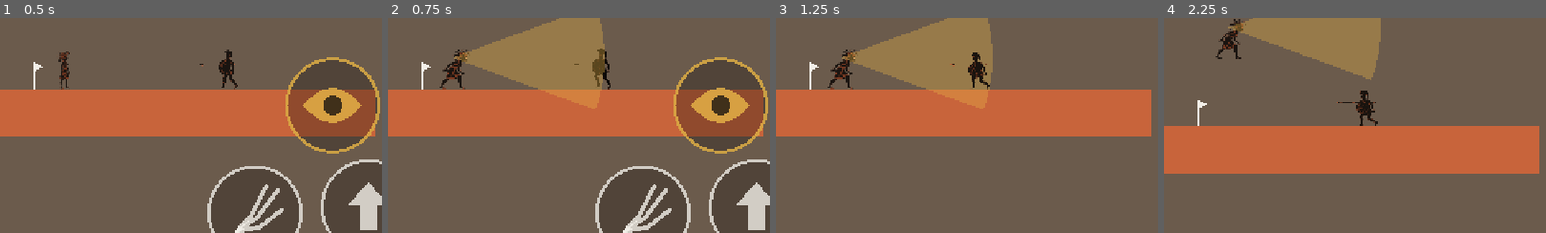
Above: before the commit, frames 1-4 (left to right).
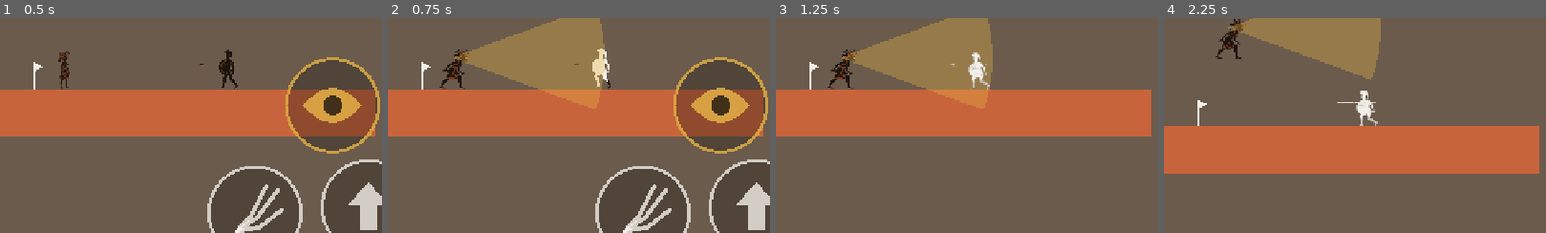
Above: after the commit, the same moments.

Repository: sphilius/medusas-price
Game: Godot game, scene res://scenes/test_room.tscn
Two runs of this game, one before a commit and one after it. Both use one fixed random seed, a clock stepped at 60 frames per second and the inputs below.
Inputs (mouse positions are % of the whole screen's width and height, from its top left):
- Up to frame 1 (0.5 s): no input
- Up to frame 2 (0.75 s): tap Enter at 0.5 s; move the mouse to (72, 45) at 0.52 s; hold D (move_right) from 0.53 s (still down); hold K (gaze) from 0.53 s (still down); click (72, 45) at 0.67 s
- Up to frame 3 (1.25 s): keep holding D (move_right); keep holding K (gaze); tap Space (jump) at 0.77 s; tap Shift (run) at 0.8 s
- Up to frame 4 (2.25 s): release D (move_right) at 1.25 s; release K (gaze) at 1.25 s; drag from (30, 55) to (50, 47) at 1.27 s; tap Space (jump) at 2 s; move the mouse to (60, 28) at 2.02 s; hold A (move_left) from 2.03 s (still down); hold K (gaze) from 2.03 s (still down)
The pictures show only the part of the screen within x 42-92%, y 38-88%; the shares and areas given below are measured in that part.

Frame 1 is identical in both runs. In frame 2, 0.4% of the frame differs, in the area x 53-59%, y 14-34%; in frame 3, 0.4%; in frame 4, 0.5%, in the area x 45-56%, y 33-51%.

Commit message:
Add petrify spread, marble statue and marble death veil shaders
Gaze hold time drives the petrify front from where the gaze touched;
statues get marble with shader cracks; death mixes the screen to marble.

Co-Authored-By: Claude Opus 5.5 <noreply@anthropic.com>

Diff:
--- a/autoload/balance.gd
+++ b/autoload/balance.gd
@@ -633,3 +633,30 @@
 	"res://art/portrait/stage_4.png",
 	"res://art/portrait/stage_5.png",
 ]
+
+# ---------------------------------------------------------------------------
+# Shaders (petrify, marble, death veil)
+# ---------------------------------------------------------------------------
+## Noise layers in the petrify and marble shaders. 2 looks best; drop to 1 if the web
+## build cannot hold 60 fps in the busiest room.
+const SHADER_NOISE_OCTAVES: int = 2
+## Stone colors that are not in the 4-color code: the grey of carved lines and veins,
+## the slightly darker edge of a statue, and the bright front of the spreading stone.
+const COLOR_MARBLE_VEIN: Color = Color(0.55, 0.52, 0.49)
+const COLOR_MARBLE_RIM: Color = Color(0.72, 0.69, 0.65)
+const COLOR_PETRIFY_EDGE: Color = Color(1.0, 1.0, 1.0)
+## Petrify spread: width of the bright front (UV units), noise blob size and bend.
+const PETRIFY_EDGE_WIDTH: float = 0.05
+const PETRIFY_NOISE_SCALE: float = 5.0
+const PETRIFY_NOISE_AMOUNT: float = 0.3
+## Marble: veining size and strength, rim width (texture px; 0 = off, saves 4 reads),
+## crack cell size and crack line width.
+const MARBLE_VEIN_SCALE: float = 7.0
+const MARBLE_VEIN_STRENGTH: float = 0.12
+const MARBLE_RIM_PX: float = 3.0
+const MARBLE_CRACK_SCALE: float = 5.0
+const MARBLE_CRACK_WIDTH: float = 0.05
+## Where Medusa's eyes are in her frame (UV): her own death starts there.
+const MEDUSA_EYE_UV: Vector2 = Vector2(0.62, 0.15)
+## Death veil: how far the gray world is pushed toward marble white at full strength.
+const DEATH_VEIL_MARBLE_MIX: float = 0.45
--- a/scripts/enemy_base.gd
+++ b/scripts/enemy_base.gd
@@ -1,6 +1,6 @@
 ## enemy_base.gd (base class; each enemy scene's root script extends it)
 ## Purpose: what every enemy shares - layer 3 body, gravity, facing, gaze progress
-## (tinted from black toward marble white), petrification into a Statue, and
+## (marble spreading from where the gaze touched, petrify.gdshader), petrification into a Statue, and
 ## removal when it falls into a pit, and the whip's stagger + knockback. Enemies
 ## have no hp: they die only by petrify() or falling.
 ## Bodies are solid to Medusa both ways (she masks enemies, enemies mask her), and a
@@ -34,6 +34,11 @@
 
 ## Seconds spent continuously in the gaze cone with a clear view.
 var _gaze_time: float = 0.0
+## Where the gazing eye is (global), set by the Gaze right before add_gaze(). The
+## stone starts spreading from the point of the sprite nearest to it.
+var gaze_from: Vector2 = Vector2.ZERO
+## The petrify shader on the sprite while a gaze is in progress (null otherwise).
+var _petrify_mat: ShaderMaterial = null
 ## Set once petrify() runs, so it can only happen once.
 var _petrified: bool = false
 
@@ -180,7 +185,15 @@
 		return
 	_gaze_time += delta
 	var t: float = clampf(_gaze_time / gaze_hold_time, 0.0, 1.0)
-	visual.modulate = Balance.COLOR_BLACK.lerp(Balance.COLOR_MARBLE, t)
+	if sprite != null:
+		# First frame of this gaze: put the shader on and pin where the stone starts.
+		if _petrify_mat == null:
+			_petrify_mat = SpriteKit.petrify_material()
+			_petrify_mat.set_shader_parameter(&"origin", SpriteKit.frame_uv(sprite, gaze_from))
+			sprite.material = _petrify_mat
+		_petrify_mat.set_shader_parameter(&"progress", t)
+	else:
+		visual.modulate = Balance.COLOR_BLACK.lerp(Balance.COLOR_MARBLE, t)
 	if _gaze_time >= gaze_hold_time:
 		petrify()
 
@@ -190,7 +203,12 @@
 	if _petrified or _gaze_time == 0.0:
 		return
 	_gaze_time = 0.0
-	visual.modulate = Balance.COLOR_BLACK
+	if sprite != null:
+		# Drop the shader entirely (cheaper than running it at progress 0).
+		sprite.material = null
+		_petrify_mat = null
+	else:
+		visual.modulate = Balance.COLOR_BLACK
 
 
 ## Face left (-1) or right (1) and mirror the art to match.
@@ -211,6 +229,8 @@
 		return
 	_petrified = true
 	set_physics_process(false)
+	if _petrify_mat != null:
+		_petrify_mat.set_shader_parameter(&"progress", 1.0)  # fully stone at the hand-off
 	var frame: int = pose_frame()
 	var flip: bool = facing < 0
 	var where: Vector2 = global_position
--- a/scripts/gaze.gd
+++ b/scripts/gaze.gd
@@ -34,6 +34,7 @@
 		if not is_instance_valid(enemy):
 			_in_cone.erase(enemy)
 		elif active and _has_line_of_sight(enemy):
+			enemy.gaze_from = global_position  # the eye: where the stone starts spreading
 			enemy.add_gaze(delta)
 		else:
 			enemy.reset_gaze()
--- a/scripts/player.gd
+++ b/scripts/player.gd
@@ -179,7 +179,7 @@
 	_update_locomotion_state(0.0)
 
 
-## The portrait ran out: turn to marble (art tinted over DEATH_STONE_TIME while the
+## The portrait ran out: turn to marble (stone spreads over DEATH_STONE_TIME while the
 ## screen desaturates), hold, then get up at the last pool at the respawn stage.
 func _on_portrait_died() -> void:
 	if _dying:
@@ -193,12 +193,22 @@
 		"level": RunLedger.level,
 	})
 	Events.player_died.emit(global_position)
+	# Stone spreads over her from her own eyes (petrify.gdshader on her sprite). Without
+	# sprite art the placeholder polygons are lerped to marble instead.
 	var polygons: Array[Polygon2D] = []
 	var base_colors: Array[Color] = []
-	for node: Node in _visual.find_children("*", "Polygon2D", true, false):
-		polygons.append(node as Polygon2D)
-		base_colors.append((node as Polygon2D).color)
+	var stone: ShaderMaterial = null
+	if _sprite != null:
+		stone = SpriteKit.petrify_material()
+		stone.set_shader_parameter(&"origin", Balance.MEDUSA_EYE_UV)
+		_sprite.material = stone
+	else:
+		for node: Node in _visual.find_children("*", "Polygon2D", true, false):
+			polygons.append(node as Polygon2D)
+			base_colors.append((node as Polygon2D).color)
 	var tint := func(t: float) -> void:
+		if stone != null:
+			stone.set_shader_parameter(&"progress", t)
 		for i in polygons.size():
 			polygons[i].color = base_colors[i].lerp(Balance.COLOR_MARBLE, t)
 	var tween: Tween = create_tween()
@@ -208,6 +218,8 @@
 	PortraitState.reset_after_death()
 	for i in polygons.size():
 		polygons[i].color = base_colors[i]
+	if _sprite != null:
+		_sprite.material = null  # flesh again
 	_visual.modulate.a = 1.0
 	_teleport(_pool_point)
 	_invuln_left = Balance.PLAYER_INVULN_TIME
--- a/scripts/portrait_hud.gd
+++ b/scripts/portrait_hud.gd
@@ -260,4 +260,6 @@
 	var material := ShaderMaterial.new()
 	material.shader = DESATURATE
 	material.set_shader_parameter("amount", 0.0)
+	material.set_shader_parameter("marble_color", Balance.COLOR_MARBLE)
+	material.set_shader_parameter("marble_mix", Balance.DEATH_VEIL_MARBLE_MIX)
 	return material
--- a/scripts/sprite_kit.gd
+++ b/scripts/sprite_kit.gd
@@ -3,9 +3,13 @@
 ## from Balance.SPRITE_ART, sizes it to the hitbox, stands it on the body's feet and
 ## hides the old placeholder polygons. If the art is missing it returns null and the
 ## placeholders stay visible (the game never breaks over a missing file).
-## Also makes weapon sprites from Balance.WEAPON_ART.
+## Also makes weapon sprites from Balance.WEAPON_ART, and the petrify / marble shader
+## materials with their colors and settings filled in from Balance.
 class_name SpriteKit
 extends RefCounted
+
+const PETRIFY_SHADER: Shader = preload("res://shaders/petrify.gdshader")
+const MARBLE_SHADER: Shader = preload("res://shaders/marble.gdshader")
 
 
 ## Adds the character `art` (a key of Balance.SPRITE_ART) under `visual` and returns
@@ -76,3 +80,50 @@
 			(child as CanvasItem).visible = false
 	holder.add_child(sprite)
 	return sprite
+
+
+## A fresh petrify material (one per body, because each has its own progress/origin).
+static func petrify_material() -> ShaderMaterial:
+	var mat := ShaderMaterial.new()
+	mat.shader = PETRIFY_SHADER
+	mat.set_shader_parameter(&"marble_color", Balance.COLOR_MARBLE)
+	mat.set_shader_parameter(&"vein_color", Balance.COLOR_MARBLE_VEIN)
+	mat.set_shader_parameter(&"edge_color", Balance.COLOR_PETRIFY_EDGE)
+	mat.set_shader_parameter(&"edge_width", Balance.PETRIFY_EDGE_WIDTH)
+	mat.set_shader_parameter(&"noise_scale", Balance.PETRIFY_NOISE_SCALE)
+	mat.set_shader_parameter(&"noise_amount", Balance.PETRIFY_NOISE_AMOUNT)
+	mat.set_shader_parameter(&"octaves", Balance.SHADER_NOISE_OCTAVES)
+	mat.set_shader_parameter(&"progress", 0.0)
+	return mat
+
+
+## A fresh marble material for a statue (one each, since `cracked` is per statue).
+static func marble_material() -> ShaderMaterial:
+	var mat := ShaderMaterial.new()
+	mat.shader = MARBLE_SHADER
+	mat.set_shader_parameter(&"marble_color", Balance.COLOR_MARBLE)
+	mat.set_shader_parameter(&"vein_color", Balance.COLOR_MARBLE_VEIN)
+	mat.set_shader_parameter(&"rim_color", Balance.COLOR_MARBLE_RIM)
+	mat.set_shader_parameter(&"crack_color", Balance.COLOR_BLACK)
+	mat.set_shader_parameter(&"vein_scale", Balance.MARBLE_VEIN_SCALE)
+	mat.set_shader_parameter(&"vein_strength", Balance.MARBLE_VEIN_STRENGTH)
+	mat.set_shader_parameter(&"rim_px", Balance.MARBLE_RIM_PX)
+	mat.set_shader_parameter(&"crack_scale", Balance.MARBLE_CRACK_SCALE)
+	mat.set_shader_parameter(&"crack_width", Balance.MARBLE_CRACK_WIDTH)
+	mat.set_shader_parameter(&"octaves", Balance.SHADER_NOISE_OCTAVES)
+	mat.set_shader_parameter(&"cracked", false)
+	return mat
+
+
+## Where `global_point` falls on the sprite's current frame, as UV (0..1 each way,
+## clamped to the frame). to_local() undoes the sprite's position, scale and the
+## Visual flip, so a gaze from the left lands on the left edge even when flipped.
+static func frame_uv(sprite: AnimatedSprite2D, global_point: Vector2) -> Vector2:
+	var texture: Texture2D = sprite.sprite_frames.get_frame_texture(sprite.animation, sprite.frame)
+	if texture == null:
+		return Vector2(0.5, 0.5)
+	var size: Vector2 = texture.get_size()
+	# A centered sprite's frame spans offset - size/2 .. offset + size/2 in local space.
+	var top_left: Vector2 = sprite.offset - size * 0.5
+	var uv: Vector2 = (sprite.to_local(global_point) - top_left) / size
+	return uv.clamp(Vector2.ZERO, Vector2.ONE)
--- a/scripts/statue.gd
+++ b/scripts/statue.gd
@@ -1,6 +1,6 @@
 ## statue.gd (built in code by Statue.from_enemy; no scene)
-## Purpose: a petrified enemy, frozen in the enemy's last pose and tinted marble
-## white, on the statues layer. It has no gravity of its own: a statue frozen
+## Purpose: a petrified enemy, frozen in the enemy's last pose and painted marble
+## white (marble.gdshader for sprite art, a plain tint for placeholders), on the statues layer. It has no gravity of its own: a statue frozen
 ## mid-air hangs there as a platform until it is pushed. Pushed, it slides; with
 ## nothing under it, it falls until it lands (thud).
 ## The whip, and only the whip, breaks it: whip_hit() cracks an intact statue
@@ -38,6 +38,9 @@
 ## it once cracked (null until then).
 var _art: Node2D
 var _cracks: Node2D
+## The marble shader on the art when the enemy had real sprite art (null for the
+## placeholder polygons, which are tinted marble and get Line2D cracks instead).
+var _marble: ShaderMaterial = null
 
 
 ## Build a statue in `enemy`'s place and add it beside the enemy. The enemy's
@@ -70,9 +73,22 @@
 	var art: Node2D = enemy.visual
 	statue._art = art
 	art.reparent(statue, false)
-	for sprite in art.find_children("*", "AnimatedSprite2D", true, false):
+	var sprites: Array[Node] = art.find_children("*", "AnimatedSprite2D", true, false)
+	for sprite in sprites:
 		(sprite as AnimatedSprite2D).pause()
-	art.modulate = Balance.COLOR_MARBLE
+	if sprites.is_empty():
+		# Placeholder polygons are white, so a marble tint is enough.
+		art.modulate = Balance.COLOR_MARBLE
+		return statue
+	# Real art is black and terracotta: tinting it would stay dark, so the marble shader
+	# repaints it instead. It sits on Visual, and every drawn child (body, spear, mirror)
+	# borrows it with use_parent_material, replacing the petrify shader on the body.
+	art.modulate = Color.WHITE
+	statue._marble = SpriteKit.marble_material()
+	art.material = statue._marble
+	for item in art.find_children("*", "CanvasItem", true, false):
+		(item as CanvasItem).material = null
+		(item as CanvasItem).use_parent_material = true
 	return statue
 
 
@@ -164,7 +180,10 @@
 func _crack() -> void:
 	state = State.CRACKED
 	var rect: Rect2 = _body_rect()
-	_build_cracks(rect)
+	if _marble != null:
+		_marble.set_shader_parameter(&"cracked", true)  # cracks drawn by marble.gdshader
+	else:
+		_build_cracks(rect)
 	var chips: CPUParticles2D = _burst(rect, Balance.STATUE_CHIP_COUNT, Balance.STATUE_CHIP_LIFETIME,
 			Balance.STATUE_CHIP_SPREAD_DEG, Balance.STATUE_CHIP_SPEED_MIN, Balance.STATUE_CHIP_SPEED_MAX,
 			Balance.STATUE_CHIP_SIZE_MIN, Balance.STATUE_CHIP_SIZE_MAX)
@@ -188,7 +207,8 @@
 		if child is CollisionShape2D or child is CollisionPolygon2D:
 			child.set_deferred("disabled", true)
 	_art.hide()
-	_cracks.hide()
+	if _cracks != null:
+		_cracks.hide()
 	var rubble: CPUParticles2D = _burst(_body_rect(), Balance.STATUE_RUBBLE_COUNT, Balance.STATUE_RUBBLE_LIFETIME,
 			Balance.STATUE_RUBBLE_SPREAD_DEG, Balance.STATUE_RUBBLE_SPEED_MIN, Balance.STATUE_RUBBLE_SPEED_MAX,
 			Balance.STATUE_RUBBLE_SIZE_MIN, Balance.STATUE_RUBBLE_SIZE_MAX)
--- a/shaders/desaturate.gdshader
+++ b/shaders/desaturate.gdshader
@@ -1,13 +1,18 @@
 // desaturate.gdshader
-// Purpose: full-screen veil that fades the world to grayscale (Medusa turning to
-// stone). `amount` 0 = untouched, 1 = fully gray. Compatibility renderer safe.
+// Purpose: full-screen veil for Medusa's death. The world fades to gray and then on
+// toward marble white, as if the whole screen were turning to stone.
+// `amount` 0 = untouched, 1 = fully stone. One screen read. Compatibility renderer safe.
 shader_type canvas_item;
 
 uniform sampler2D screen_tex : hint_screen_texture, filter_linear;
 uniform float amount : hint_range(0.0, 1.0) = 0.0;
+// Marble white and how far the gray is pushed toward it (set from Balance).
+uniform vec4 marble_color : source_color = vec4(0.949, 0.937, 0.910, 1.0);
+uniform float marble_mix : hint_range(0.0, 1.0) = 0.45;
 
 void fragment() {
 	vec3 c = texture(screen_tex, SCREEN_UV).rgb;
 	float gray = dot(c, vec3(0.299, 0.587, 0.114));
-	COLOR = vec4(mix(c, vec3(gray), amount), 1.0);
+	vec3 stone = mix(vec3(gray), marble_color.rgb, marble_mix);
+	COLOR = vec4(mix(c, stone, amount), 1.0);
 }
--- /dev/null
+++ b/shaders/marble.gdshader
@@ -0,0 +1,77 @@
+// marble.gdshader
+// Purpose: a statue's stone look. Turns the vase-style art into flat marble white
+// with subtle veining and a slightly darker rim; with `cracked` on it also draws
+// dark fracture lines all over (the CRACKED statue state).
+// Texture reads: 1 for the pixel + 4 for the rim (rim_px > 0), 5 at most.
+shader_type canvas_item;
+
+#include "res://shaders/noise.gdshaderinc"
+
+// The vertex color (it carries the node's modulate, e.g. the hurt flicker). Saved
+// here because in fragment() COLOR already has the texture multiplied in.
+varying vec4 vertex_color;
+
+void vertex() {
+	vertex_color = COLOR;
+}
+
+uniform vec4 marble_color : source_color = vec4(0.949, 0.937, 0.910, 1.0);
+uniform vec4 vein_color : source_color = vec4(0.55, 0.52, 0.49, 1.0);
+uniform vec4 rim_color : source_color = vec4(0.72, 0.69, 0.65, 1.0);
+uniform vec4 crack_color : source_color = vec4(0.102, 0.078, 0.063, 1.0);
+// Veining: blob size (bigger = finer) and strength (0 = flat white).
+uniform float vein_scale = 7.0;
+uniform float vein_strength = 0.12;
+// Rim width in texture pixels; 0 turns the rim (and its 4 extra reads) off.
+uniform float rim_px = 3.0;
+// CRACKED state: on/off, crack cell size (bigger = more cracks) and line width.
+uniform bool cracked = false;
+uniform float crack_scale = 5.0;
+uniform float crack_width = 0.05;
+// Noise layers (Balance.SHADER_NOISE_OCTAVES); 1 is cheapest.
+uniform int octaves = 2;
+
+// Distance to the nearest Voronoi cell border: small values lie on a crack line.
+// Checks the 3x3 neighbouring cells for the closest and second-closest seed point.
+float crack_distance(vec2 p) {
+	vec2 cell = floor(p);
+	vec2 f = fract(p);
+	float d1 = 8.0;
+	float d2 = 8.0;
+	for (int y = -1; y <= 1; y++) {
+		for (int x = -1; x <= 1; x++) {
+			vec2 g = vec2(float(x), float(y));
+			float d = length(g + mp_hash2(cell + g) - f);
+			if (d < d1) {
+				d2 = d1;
+				d1 = d;
+			} else if (d < d2) {
+				d2 = d;
+			}
+		}
+	}
+	return d2 - d1;
+}
+
+void fragment() {
+	vec4 c = texture(TEXTURE, UV);
+	vec3 rgb = mp_to_marble(c.rgb, marble_color.rgb, vein_color.rgb);
+
+	// Veining: soft streaks, stretched sideways so they read as stone grain.
+	float vein = mp_fbm(UV * vec2(vein_scale * 0.5, vein_scale), octaves);
+	rgb = mix(rgb, vein_color.rgb, smoothstep(0.55, 0.8, vein) * vein_strength * 4.0);
+
+	// Rim: a pixel near the silhouette edge (a neighbour is transparent) is darker.
+	if (rim_px > 0.0) {
+		vec2 o = TEXTURE_PIXEL_SIZE * rim_px;
+		float inner = min(min(texture(TEXTURE, UV + vec2(o.x, 0.0)).a, texture(TEXTURE, UV - vec2(o.x, 0.0)).a),
+				min(texture(TEXTURE, UV + vec2(0.0, o.y)).a, texture(TEXTURE, UV - vec2(0.0, o.y)).a));
+		rgb = mix(rgb, rim_color.rgb, 1.0 - inner);
+	}
+
+	if (cracked) {
+		float line = 1.0 - smoothstep(crack_width * 0.5, crack_width, crack_distance(UV * crack_scale));
+		rgb = mix(rgb, crack_color.rgb, line);
+	}
+	COLOR = vec4(rgb, c.a) * vertex_color;
+}
--- /dev/null
+++ b/shaders/petrify.gdshader
@@ -0,0 +1,53 @@
+// petrify.gdshader
+// Purpose: the gaze turning a body to stone. Marble white spreads outward from
+// `origin` (the frame-local UV where the gaze touched) as `progress` goes 0 -> 1,
+// through a noise-distorted edge with a thin bright rim at the front.
+// At progress 0 the sprite is unchanged; at 1 it is fully marble.
+// One texture read (the sprite itself); the noise is pure math. WebGL2 safe.
+shader_type canvas_item;
+
+#include "res://shaders/noise.gdshaderinc"
+
+// The vertex color (it carries the node's modulate, e.g. the hurt flicker). Saved
+// here because in fragment() COLOR already has the texture multiplied in.
+varying vec4 vertex_color;
+
+void vertex() {
+	vertex_color = COLOR;
+}
+
+// Where the stone starts, in the sprite frame's UV (0,0 top-left, 1,1 bottom-right).
+uniform vec2 origin = vec2(0.5, 0.2);
+// How far the stone has spread: 0 = none, 1 = the whole figure.
+uniform float progress : hint_range(0.0, 1.0) = 0.0;
+// Colors are set from Balance by SpriteKit (these defaults are the same values).
+uniform vec4 marble_color : source_color = vec4(0.949, 0.937, 0.910, 1.0);
+uniform vec4 vein_color : source_color = vec4(0.55, 0.52, 0.49, 1.0);
+uniform vec4 edge_color : source_color = vec4(1.0, 1.0, 1.0, 1.0);
+// Width of the bright front, in UV units.
+uniform float edge_width = 0.05;
+// Size of the noise blobs (bigger = finer) and how much they bend the front.
+uniform float noise_scale = 5.0;
+uniform float noise_amount = 0.3;
+// Noise layers (Balance.SHADER_NOISE_OCTAVES); 1 is cheapest.
+uniform int octaves = 2;
+
+void fragment() {
+	vec4 c = texture(TEXTURE, UV);
+	if (progress > 0.0) {
+		// Distance from the gaze point, pushed in and out by the noise so the front is ragged.
+		float n = mp_fbm(UV * noise_scale, octaves) - 0.5;
+		float d = distance(UV, origin) + n * noise_amount;
+		// The front's position. At progress 1 it is past the farthest corner plus the
+		// noise, so everything is stone.
+		float front = progress * (1.5 + noise_amount);
+		vec3 stone = mp_to_marble(c.rgb, marble_color.rgb, vein_color.rgb);
+		float is_stone = 1.0 - smoothstep(front - 0.01, front, d);
+		// The thin bright band just behind the front (fades out once fully stone).
+		float band = smoothstep(front - edge_width, front - edge_width * 0.5, d) * is_stone;
+		band *= 1.0 - step(1.0, progress);
+		vec3 rgb = mix(c.rgb, stone, is_stone);
+		c.rgb = mix(rgb, edge_color.rgb, band);
+	}
+	COLOR = c * vertex_color;
+}
--- a/tools/sim_portrait.gd
+++ b/tools/sim_portrait.gd
@@ -163,14 +163,25 @@
 	_check("the last crack kills", PortraitState.is_dead and _player.state == Player.State.DEAD)
 	_check("death is logged", RunLedger.events_of("death").size() == 1)
 	await _frames(int(Balance.DEATH_STONE_TIME * 60.0 * 0.5))
-	var body: Polygon2D = _player.get_node("Visual/Body")
-	_check("she is turning to marble (body color %s)" % str(body.color), body.color.r > 0.3)
+	# With sprite art the petrify shader's progress shows it; without, the body polygon's color.
+	var sprite := _player.get_node_or_null("Visual/Sprite") as AnimatedSprite2D
+	if sprite != null:
+		var mat := sprite.material as ShaderMaterial
+		var progress: float = mat.get_shader_parameter(&"progress") if mat != null else 0.0
+		_check("she is turning to marble (stone progress %.2f)" % progress, progress > 0.3)
+	else:
+		var body: Polygon2D = _player.get_node("Visual/Body")
+		_check("she is turning to marble (body color %s)" % str(body.color), body.color.r > 0.3)
 	await _frames(int((Balance.DEATH_STONE_TIME + Balance.DEATH_HOLD_TIME) * 60.0 * 0.5) + 20)
 	_check("up again: stage %d with 0 cracks" % Balance.DEATH_RESPAWN_STAGE, not PortraitState.is_dead \
 			and PortraitState.stage == Balance.DEATH_RESPAWN_STAGE and PortraitState.cracks_in_stage == 0)
 	_check("respawned at the last pool (at %s)" % str(_player.global_position), \
 			absf(_player.global_position.x - POOL_X) < 4.0 and _player.state != Player.State.DEAD)
-	_check("her art is back to black", body.color.is_equal_approx(Balance.COLOR_BLACK))
+	if sprite != null:
+		_check("her art is flesh again (no stone shader)", sprite.material == null)
+	else:
+		var body: Polygon2D = _player.get_node("Visual/Body")
+		_check("her art is back to black", body.color.is_equal_approx(Balance.COLOR_BLACK))
 	await _frames(200)
 	_check("standing in the pool after a death gives no free heal", PortraitState.stage == Balance.DEATH_RESPAWN_STAGE)
 
Not shown, added: shaders/noise.gdshaderinc
